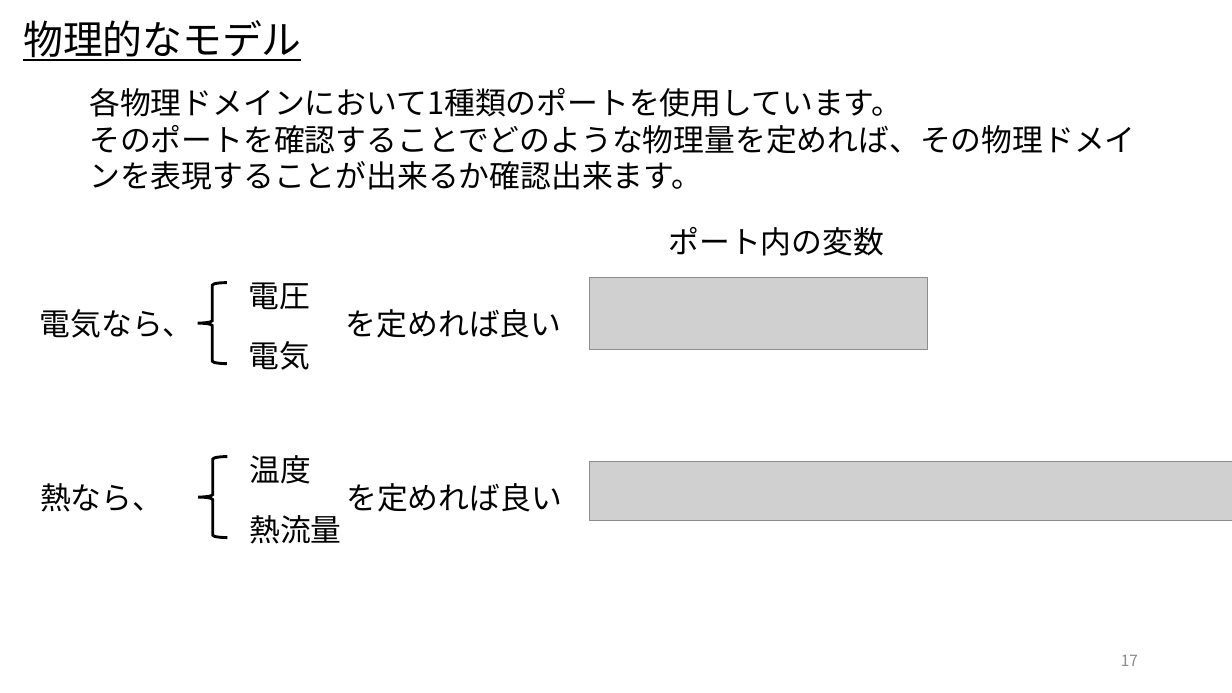
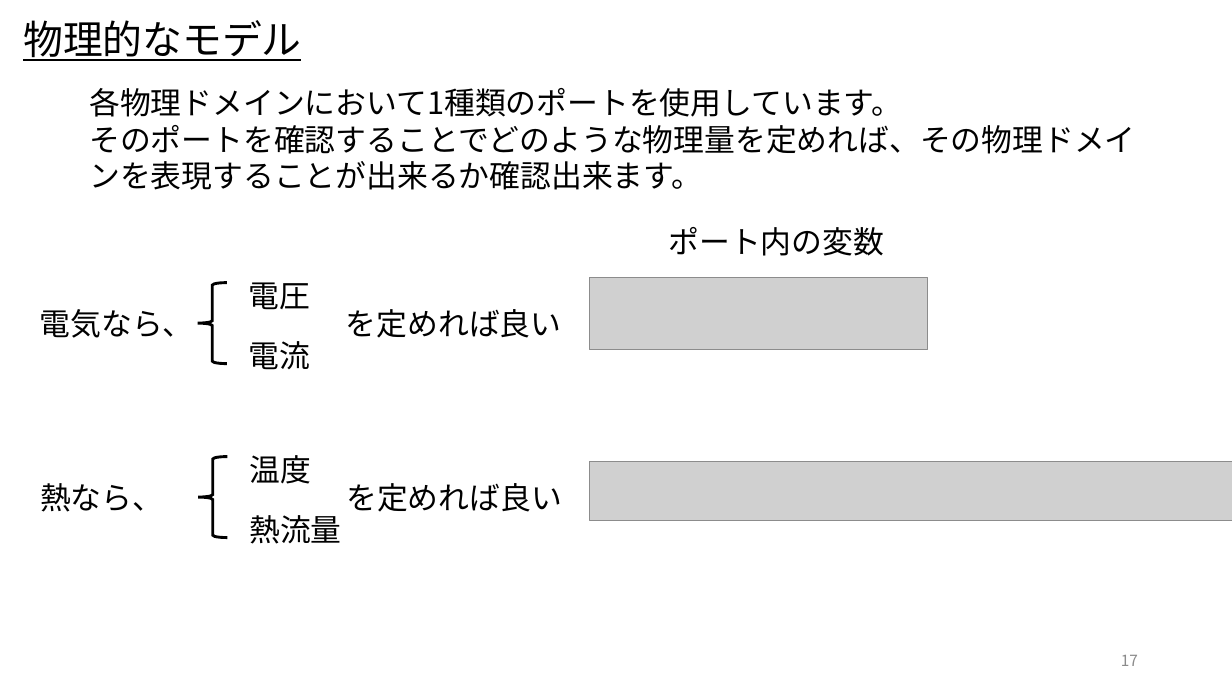
Before and after one commit to UedaShigenori/OpenModelica_Tutorials_Ja, a slide deck: slide 17 of Dev/7_PhysicsDomainModel/OpenModelica_Tutorials_7_PlantModel.pptx. Drawn at 1232x693 pixels with LibreOffice and Linux fonts; fonts in the diff are those of the drawing; grey boxes stand for pictures. Boxes give left, top, right and bottom in pixels: in the first picture for what was removed or moved away, otherwise in the second. Text is boxed around its words. In the diff, an @@ line names an element or a change of style, - is before the commit and + after.

```diff
--- a/Dev/7_PhysicsDomainModel/OpenModelica_Tutorials_7_PlantModel.pptx
+++ b/Dev/7_PhysicsDomainModel/OpenModelica_Tutorials_7_PlantModel.pptx
@@ text at (x1=249, y1=341, x2=311, y2=370): text changed @@
-電気
+電流
```
Also in this commit, not shown: 11 other slides changed, 3 slides added, 49 slides removed, 6 other files.
